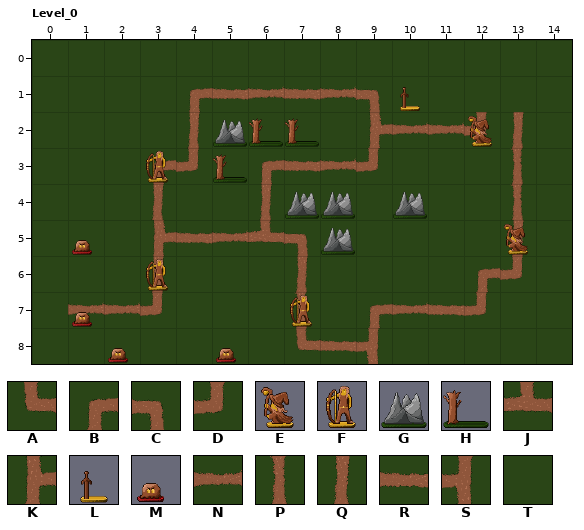
LDtk project -- assets/bevy.ldtk. Above: the version before the commit.
Cells are 64x64 px. Shown: Level_0 x 0..14, y 0..8.
Key: from "Tilesheet": A 0, B 1, C 2, D 3, E 4, F 5, G 6, H 7, J 8, K 9, L 12, M 13, N 16, P 18, Q 19, R 25, S 26, T 27.
_ is an empty cell.
Objects are placed by their top-left corner, in cells (3,4 is the top-left corner of cell 3,4); size is 1x1 cell unless given.
Layer "Tiles" before, first column x 0:
0 TTTTTTTTTTTTTTT
1 TTTTBRNRNCTTTTT
2 TTTTQTTTTKNNDQT
3 TTTBDTBRNDTTTPT
4 TTTQTTQTTTTTTPT
5 TTTKRNJCTTTTTQT
6 TTTQTTTQTTTTBDT
7 TNNDTTTPTBNRDTT
8 TTTTTTTARSTTTTT
Layer "Units" before, first column x 0:
0 _______________
1 __________L____
2 _____GHH____E__
3 ___F_H_________
4 _______GG_G____
5 _M______G____E_
6 ___F___________
7 _M_____F_______
8 __M__M_________
Now the later version:
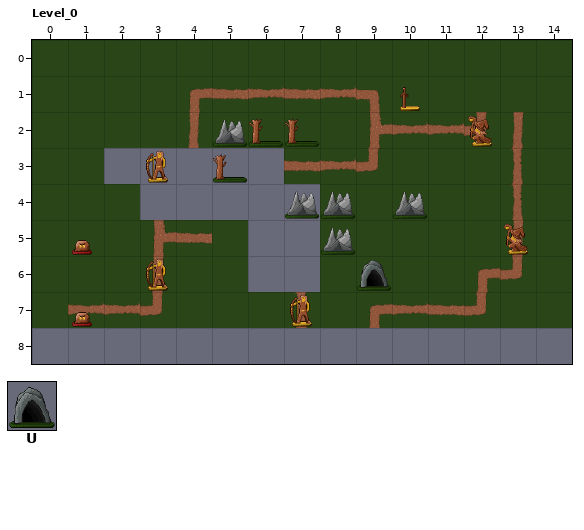
Further tiles: from "SpawnLocation_Cave": U 0.
Changes in this commit:
Changed rows in their new state; . is an unchanged cell.
Layer "Tiles":
first column x 0:
3 .._____........
4 ..._____.......
5 .....T__.......
6 ......__.......
8 _______________
Layer "Units":
first column x 2:
8 _.._
Layer "Spawners" (added):
added: U "Spawner_Cave" at 9,6
Pixel boxes of the changes (left, top, right, bottom) in both pictures:
changed: (104, 148, 320, 292)
added: (357, 260, 391, 291)
removed: (32, 328, 572, 364)
